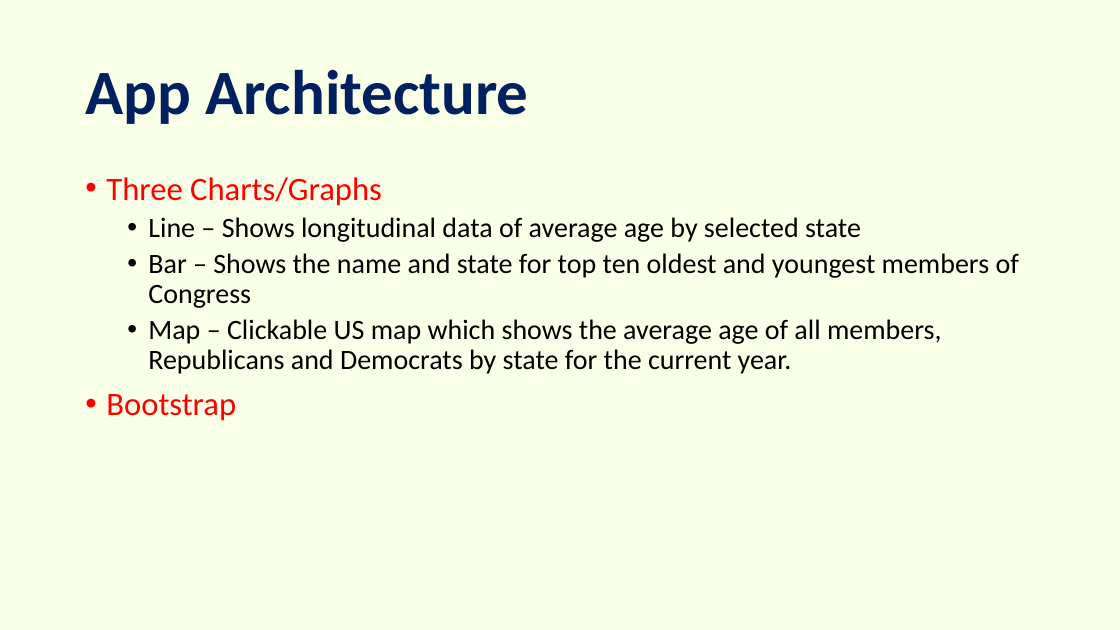
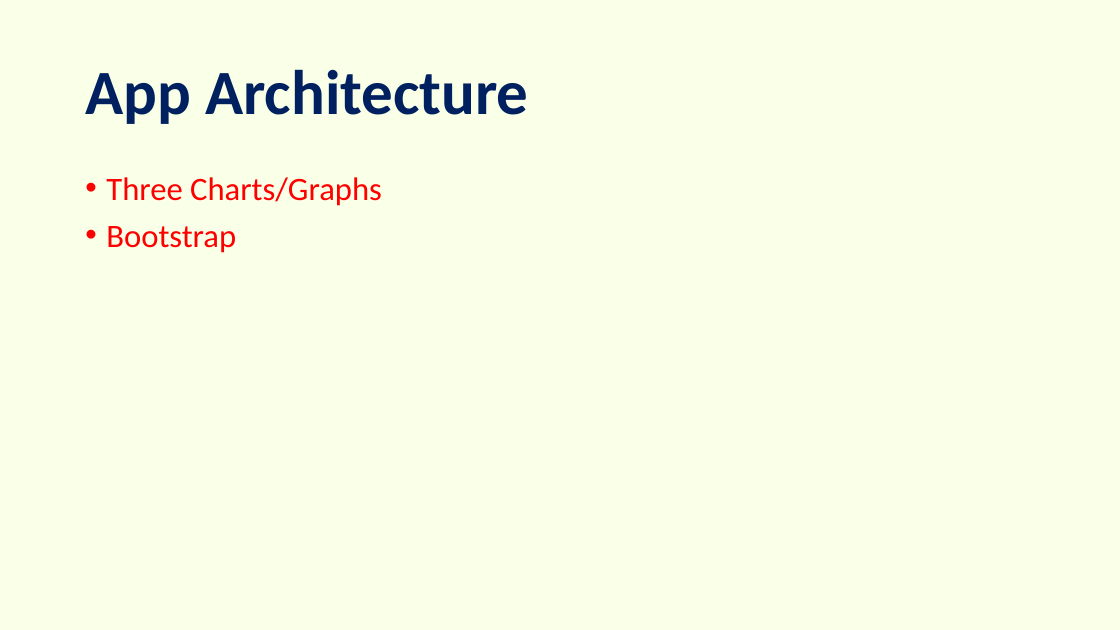
Before and after one commit to peterjorphan/Project-2-Congress, a slide deck: slide 5 of project/Congress.pptx. Drawn at 1120x630 pixels with LibreOffice and Linux fonts; fonts in the diff are those of the drawing. Boxes give left, top, right and bottom in pixels: in the first picture for what was removed or moved away, otherwise in the second. Text is boxed around its words. In the diff, an @@ line names an element or a change of style, - is before the commit and + after.

Commit message:
updated powerpoint

```diff
--- a/project/Congress.pptx
+++ b/project/Congress.pptx
@@ text at [148,217,1019,374]: paragraphs removed @@
-  • Line – Shows longitudinal data of average age by selected state
-  • Bar – Shows the name and state for top ten oldest and youngest members of Congress
-  • Map – Clickable US map which shows the average age of all members, Republicans and Democrats by state for the current year.
```
Also in this commit, not shown: 8 other slides changed.
